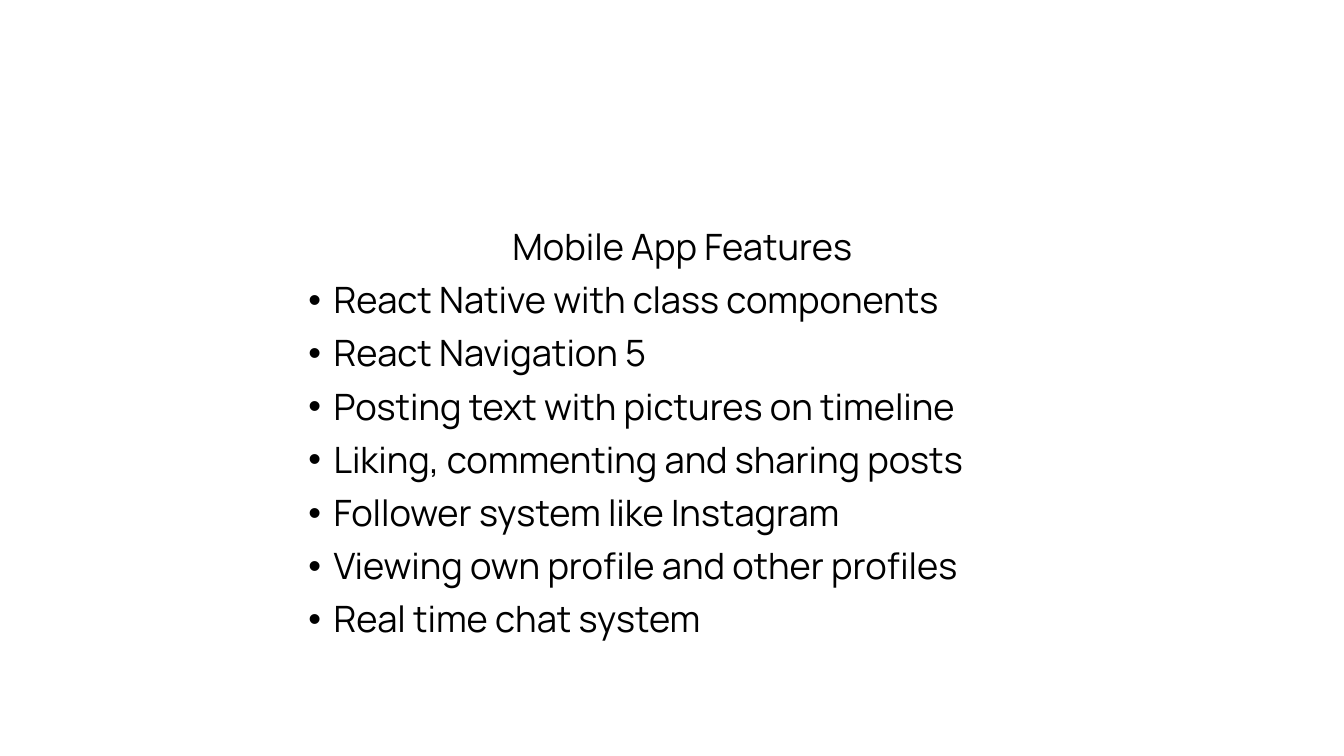
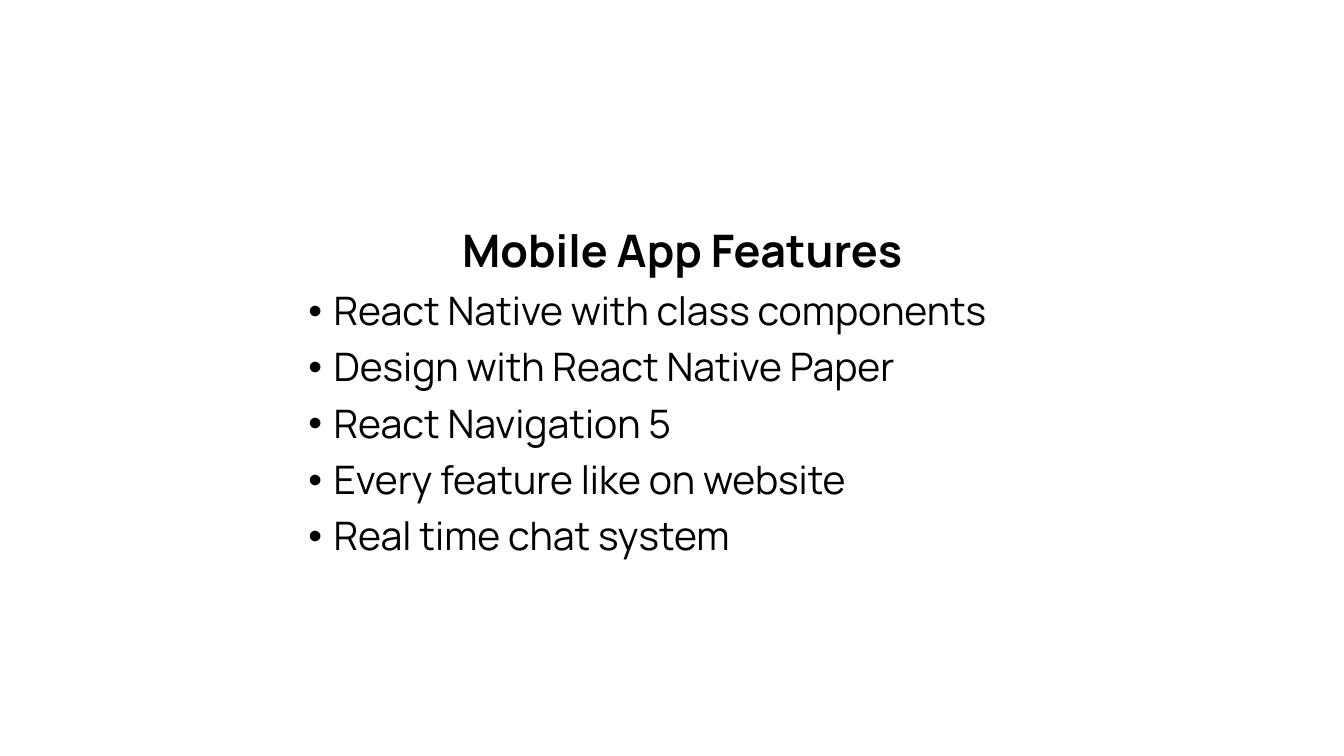
Before and after one commit to LukaPatarcic/social-media, a slide deck: slide 6 of Documentation/Presentation.pptx. Drawn at 1344x756 pixels with LibreOffice and Linux fonts; fonts in the diff are those of the drawing; background and template pictures are left out. Boxes give left, top, right and bottom in pixels: in the first picture for what was removed or moved away, otherwise in the second. Text is boxed around its words. In the diff, an @@ line names an element or a change of style, - is before the commit and + after.

```diff
--- a/Documentation/Presentation.pptx
+++ b/Documentation/Presentation.pptx
@@ text at bbox=[334, 234, 987, 560]: size 25.9 to 32 pt, bold on in "Mobile App Features"; size 25.9 to 28 pt in "React Native with class components", "React Navigation 5", "Real time chat system" @@
@@ text at bbox=[334, 352, 895, 391]: paragraph added @@
+• Design with React Native Paper
@@ text at bbox=[334, 465, 846, 504]: text changed; size 25.9 to 28 pt @@
-• Posting text with pictures on timeline
-• Liking, commenting and sharing posts
-• Follower system like Instagram
-• Viewing own profile and other profiles
+• Every feature like on website
```
Also in this commit, not shown: 4 other slides changed, 2 slides added, 1 slide removed, 6 other files.
